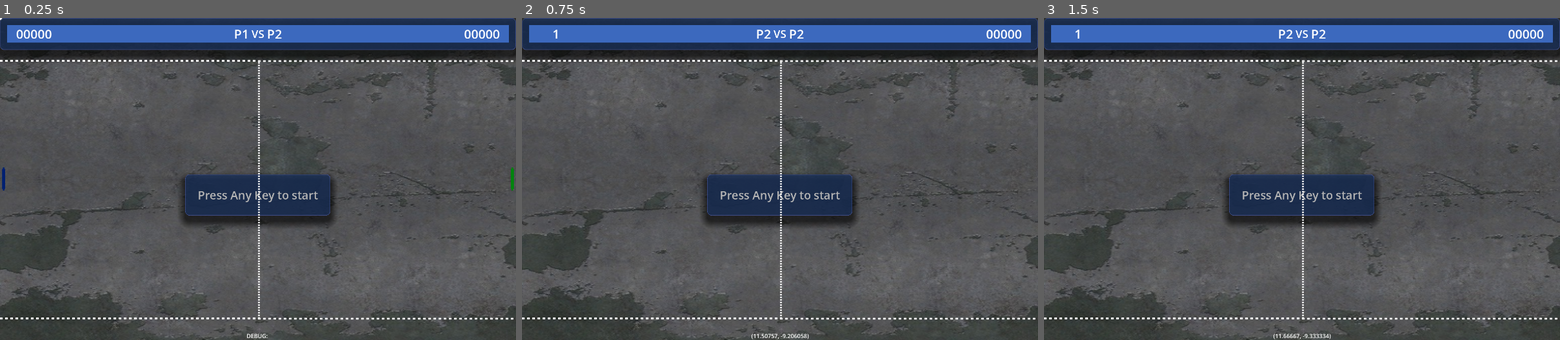
Above: before the commit, frames 1-3 (left to right).
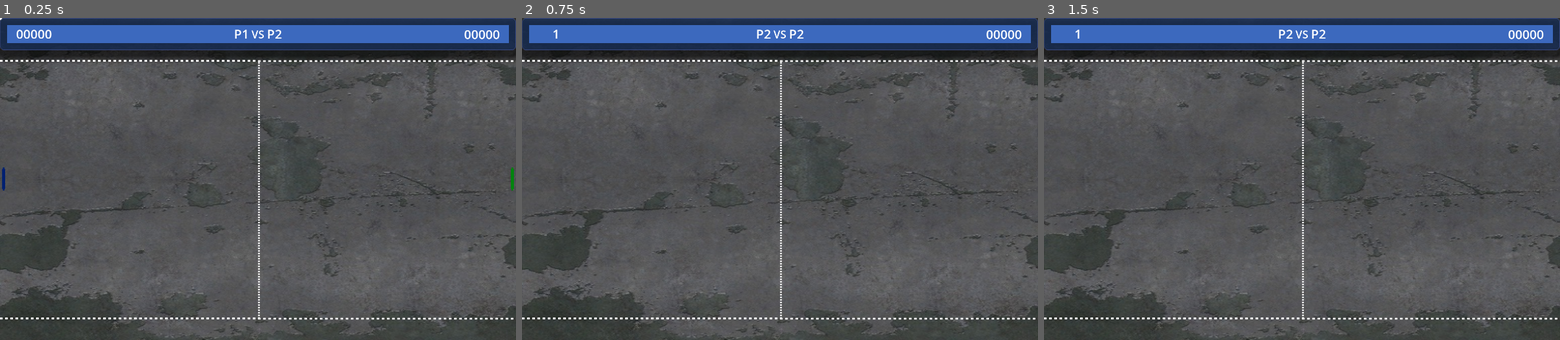
Above: after the commit, the same moments.

Repository: Fox-Alpha/Pong_Godot_4_Multiplayer
Game: Godot game, scene res://scenes/game/Pong_40.tscn
Same seed, same stepped clock (60 frames per second), same inputs: the game is played once before the commit and once after it. This scene is started directly instead of the project's main scene.
Inputs (mouse positions are in pixels of both pictures, inside the frame that each line leads up to):
- Up to frame 1 (0.25 s): no input
- Up to frame 2 (0.75 s): tap Enter at 0.5 s; move the mouse to (893, 162) at 0.52 s; hold W (p1_up) from 0.53 s (still down); hold Down (p2_down) from 0.53 s (still down); click (893, 162) at 0.67 s
- Up to frame 3 (1.5 s): tap Enter at 1.25 s; move the mouse to (1198, 195) at 1.27 s; release W (p1_up) at 1.28 s; release Down (p2_down) at 1.28 s; hold S (p1_down) from 1.28 s (still down); tap Up (p2_up) at 1.35 s

The runs differ from the first frame. In frame 1, 5.1% of the frame differs, in the area x 0-100%, y 3-100%; in frame 2, 5.1%; in frame 3, 5.1%.
Error in both runs: Invalid assignment of property or key 'position' with value of type 'Vector2' on a base object of type 'null instance'. (res://scripts/pong.gd:73)

Commit message:
Ren: Message Container for better reading

Diff:
--- a/scenes/game/ingame_ui/ui.tscn
+++ b/scenes/game/ingame_ui/ui.tscn
@@ -1,7 +1,6 @@
-[gd_scene load_steps=3 format=3 uid="uid://id75m5q4t5ga"]
+[gd_scene load_steps=2 format=3 uid="uid://id75m5q4t5ga"]
 
 [ext_resource type="Script" uid="uid://cvv6nm2otdpmj" path="res://scenes/game/ingame_ui/ui.gd" id="1_t2nfm"]
-[ext_resource type="Script" uid="uid://qc5f6sore7n8" path="res://scripts/debug.gd" id="3_rvqgq"]
 
 [node name="UI" type="Control"]
 layout_mode = 3
@@ -23,6 +22,7 @@
 theme_override_constants/separation = 2
 
 [node name="PanelContainer" type="PanelContainer" parent="VBoxContainer"]
+custom_minimum_size = Vector2(0, 90)
 layout_mode = 2
 
 [node name="MarginContainer" type="MarginContainer" parent="VBoxContainer/PanelContainer"]
@@ -93,20 +93,22 @@
 layout_mode = 2
 size_flags_vertical = 3
 
-[node name="PanelContainer_2" type="PanelContainer" parent="VBoxContainer/CenterContainer"]
+[node name="PanelContainer_GameMessages" type="PanelContainer" parent="VBoxContainer/CenterContainer"]
+unique_name_in_owner = true
+visible = false
 layout_mode = 2
 
-[node name="MarginContainer" type="MarginContainer" parent="VBoxContainer/CenterContainer/PanelContainer_2"]
+[node name="MarginContainer" type="MarginContainer" parent="VBoxContainer/CenterContainer/PanelContainer_GameMessages"]
 layout_mode = 2
 theme_override_constants/margin_left = 25
 theme_override_constants/margin_top = 25
 theme_override_constants/margin_right = 25
 theme_override_constants/margin_bottom = 25
 
-[node name="VBoxContainer" type="VBoxContainer" parent="VBoxContainer/CenterContainer/PanelContainer_2/MarginContainer"]
+[node name="VBoxContainer" type="VBoxContainer" parent="VBoxContainer/CenterContainer/PanelContainer_GameMessages/MarginContainer"]
 layout_mode = 2
 
-[node name="WinLabel" type="Label" parent="VBoxContainer/CenterContainer/PanelContainer_2/MarginContainer/VBoxContainer"]
+[node name="WinLabel" type="Label" parent="VBoxContainer/CenterContainer/PanelContainer_GameMessages/MarginContainer/VBoxContainer"]
 unique_name_in_owner = true
 visible = false
 layout_mode = 2
@@ -114,28 +116,19 @@
 text = "Game Over"
 horizontal_alignment = 1
 
-[node name="StartLabel" type="Label" parent="VBoxContainer/CenterContainer/PanelContainer_2/MarginContainer/VBoxContainer"]
+[node name="StartLabel" type="Label" parent="VBoxContainer/CenterContainer/PanelContainer_GameMessages/MarginContainer/VBoxContainer"]
+unique_name_in_owner = true
+visible = false
+layout_mode = 2
+theme_type_variation = &"OptionenLabel"
+theme_override_font_sizes/font_size = 32
+text = "Press Any Key to start"
+horizontal_alignment = 1
+
+[node name="GameMessageLabel" type="Label" parent="VBoxContainer/CenterContainer/PanelContainer_GameMessages/MarginContainer/VBoxContainer"]
 unique_name_in_owner = true
 layout_mode = 2
 theme_type_variation = &"OptionenLabel"
 theme_override_font_sizes/font_size = 32
 text = "Press Any Key to start"
 horizontal_alignment = 1
-
-[node name="DebugControl" type="Control" parent="VBoxContainer"]
-layout_mode = 2
-size_flags_horizontal = 4
-size_flags_vertical = 8
-script = ExtResource("3_rvqgq")
-
-[node name="Debug" type="Label" parent="VBoxContainer/DebugControl"]
-layout_mode = 1
-anchors_preset = 12
-anchor_top = 1.0
-anchor_right = 1.0
-anchor_bottom = 1.0
-offset_top = -23.0
-grow_horizontal = 2
-grow_vertical = 0
-text = "DEBUG: "
-horizontal_alignment = 1
